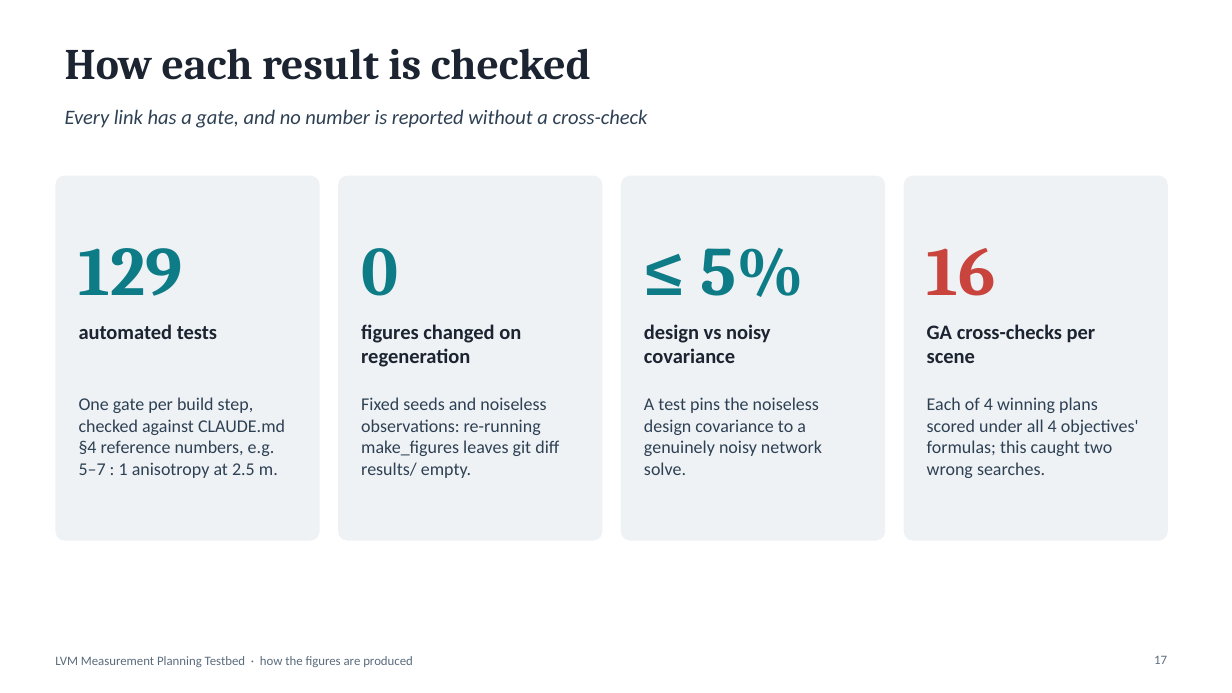
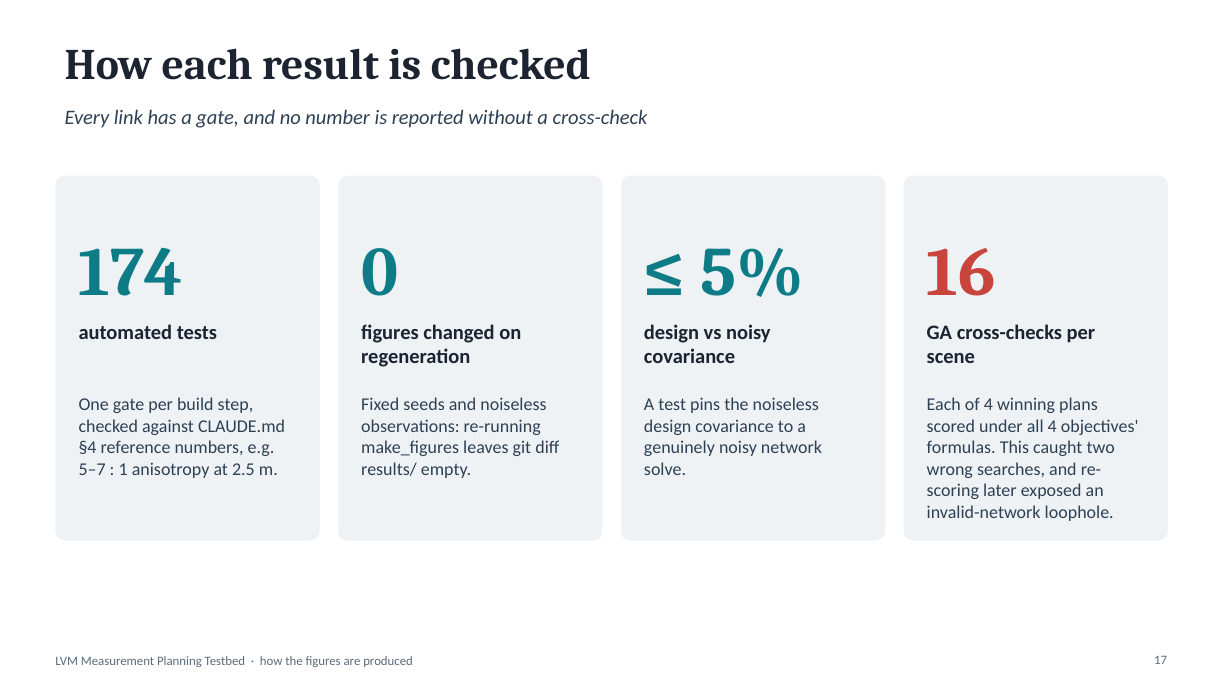
Before and after one commit to calumtierney/PhD-Testbed, a slide deck: slide 17 of docs/testbed_workflow.pptx. Drawn at 1232x693 pixels with LibreOffice and Linux fonts; fonts in the diff are those of the drawing. Boxes give left, top, right and bottom in pixels: in the first picture for what was removed or moved away, otherwise in the second. Text is boxed around its words. In the diff, an @@ line names an element or a change of style, - is before the commit and + after.

```diff
--- a/docs/testbed_workflow.pptx
+++ b/docs/testbed_workflow.pptx
@@ text at [79, 248, 183, 296]: text changed @@
-129
+174
@@ text at [927, 397, 1139, 521]: text changed @@
-Each of 4 winning plans scored under all 4 objectives' formulas; this caught two wrong searches.
+Each of 4 winning plans scored under all 4 objectives' formulas. This caught two wrong searches, and re-scoring later exposed an invalid-network loophole.
```
Also in this commit, not shown: 2 other slides changed, 6 other files.
